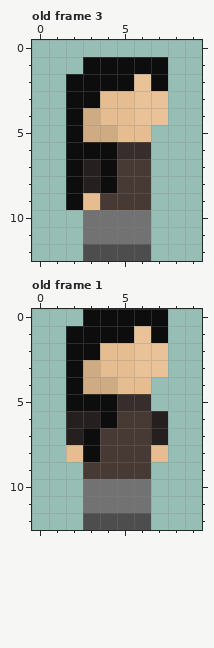
Two states of a pixel-art file, ressources/player/idle/girl-black-idle.aseprite. Above: the version before the commit.
10x13 pixels, 4 frames. Colours within 5 levels of each other are drawn and written as one. Shown: old frame 3, old frame 1. The commit also changed other frames, which this record leaves out.
And afterwards:
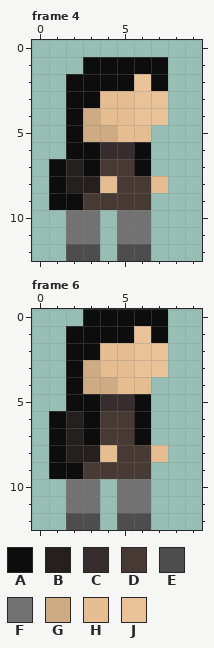
Palette (. is transparent): A #0d0d0d  B #261f1f  C #372d2d  D #473933  E #4d4d4d  F #727272  G #cfab84  H #e5bd91  J #e9c298
A new or re-ordered frame is compared with the old frame closest to it.
Author's note on the commit: refait les animations de idle
From old to new:
frames 4 -> 6
frames re-ordered
Frame 4 against old frame 3, layers "red/idle/backpack-girl", "red/idle/girl":
Colour A now appears in rows 7 to 9 at x 1.
The author changed colour B to colour A in row 7 at x 3.
The author changed colour C to colour A in row 6 at x 6.
The author changed colour D to colour A in row 7 at x 6.
The author changed colour A to colour B in rows 7 to 8 at x 2.
The author changed colour A to colour C in row 6 at x 4.
The author changed colour A to colour D in row 7 at x 4.
The author changed colour H to colour D in row 9 at x 3.
Colour E now appears in row 12 at x 2.
Colour F now appears in rows 10 to 11 at x 2.
Colour H now appears in row 8 at x 7.
The author changed colour A to colour H in row 8 at x 4.
Colour E is gone in row 12 at x 4.
Colour F is gone in rows 10 to 11 at x 4.
Frame 6 is new; against old frame 1, layers "red/idle/backpack-girl", "red/idle/girl":
Colour A now appears in rows 6 to 8 at x 1; in row 9 at x 1 to 2.
The author changed colour B to colour A in row 6 at x 3.
The author changed colour C to colour A in row 5 at x 6.
The author changed colour D to colour A in rows 6 to 7 at x 6.
The author changed colour A to colour B in row 8 at x 3.
The author changed colour H to colour B in row 8 at x 2.
The author changed colour A to colour C in row 5 at x 4.
The author changed colour A to colour D in row 6 at x 4.
Colour E now appears in row 12 at x 2.
Colour F now appears in rows 10 to 11 at x 2.
The author changed colour D to colour H in row 8 at x 4.
Colour B is gone in rows 6 to 7 at x 7.
Colour E is gone in row 12 at x 4.
Colour F is gone in rows 10 to 11 at x 4.
Changed places in both pictures, as pixel boxes (x1, y1, x2, y2):
changed: (49, 142, 168, 261)
changed: (49, 394, 168, 530)
